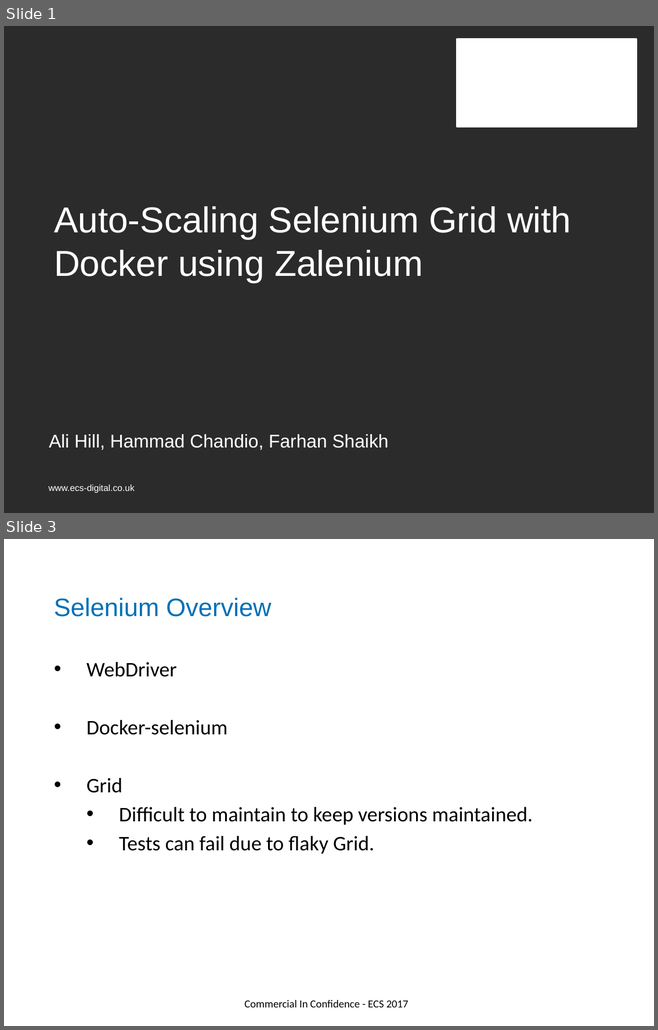
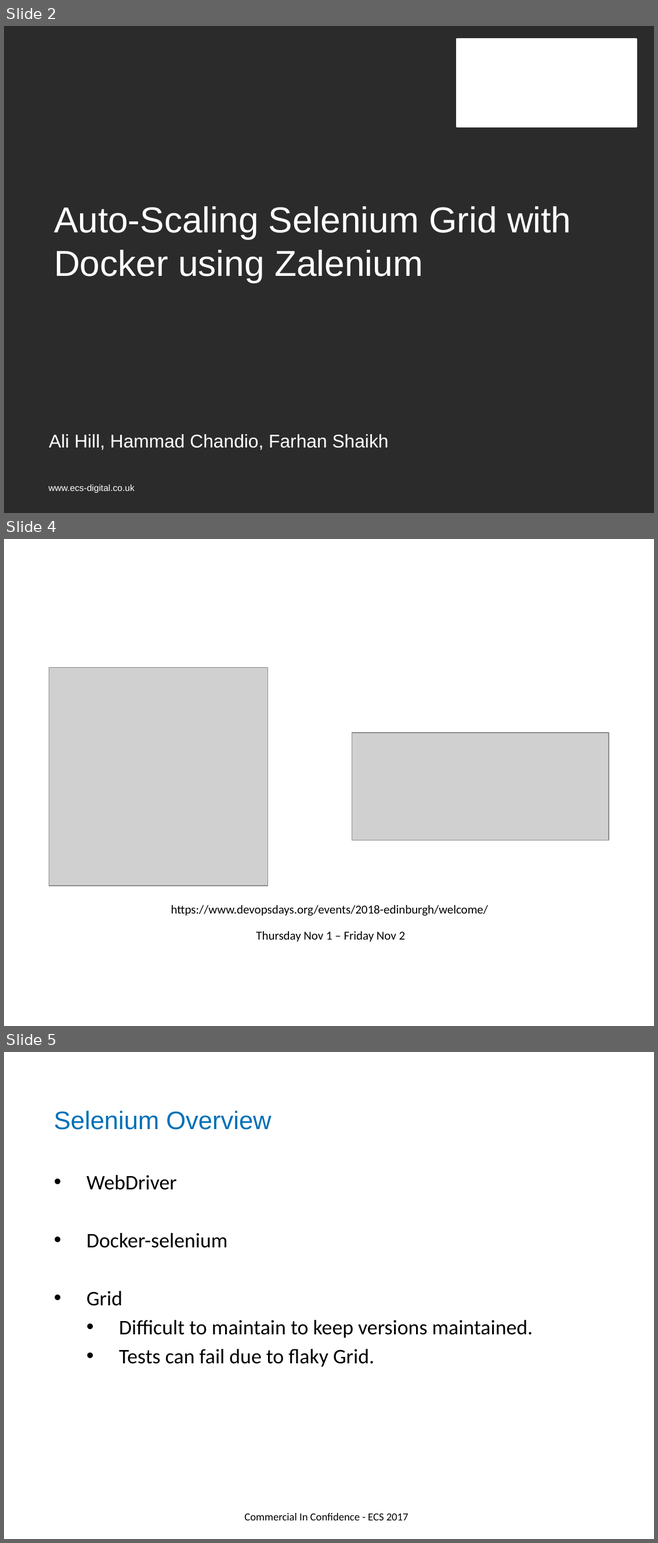
Before and after one commit to DevOpsPlayground/Hands-on-with-Selenium-Auto-Scaling-using-Docker-and-Zalenium, a slide deck: ECS_Digital_Template.pptx. Shown one above the other, each under a label of ours: slides 1 and 3 before the commit, slides 2, 4 and 5 after it; the slides between them are not shown. The pictures are 658x1030 and 658x1543 pixels, drawn with LibreOffice and Linux fonts; fonts in the diff are those of the drawing; grey boxes stand for pictures; background and template pictures are left out; a plain dark background stands for a picture behind light text. Boxes give left, top, right and bottom in pixels: in the first picture for what was removed or moved away, otherwise in the second. Text is boxed around its words. In the diff, an @@ line names an element or a change of style, - is before the commit and + after.

```diff
--- a/ECS_Digital_Template.pptx
+++ b/ECS_Digital_Template.pptx
@@ slide 4 added at (4,539,654,1026), background #FFFFFF; not listed: 1 template element that a slide beside it also shows @@
@@ picture added at (49,668,267,886) @@
@@ picture added at (351,733,608,840) @@
@@ text added at (171,905,488,916), 13.5 pt, text #000000 @@
+https://www.devopsdays.org/events/2018-edinburgh/welcome/
@@ text added at (256,931,405,942), 13.5 pt, text #000000 @@
+Thursday Nov 1 – Friday Nov 2
@@ what was slide 1 is now slide 2 @@
@@ what was slide 3 is now slide 5 @@
```
Also in this commit, not shown: 1 slide changed, 3 other slides added, 1 slide removed, 4 other files.
